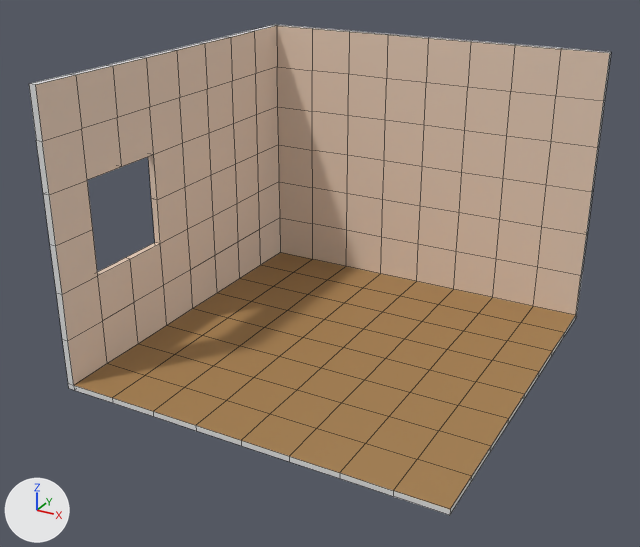
A saved change to the FBX model Roomify/Resources/Room_1.fbx.
One viewpoint serves both versions: a 50 mm camera at (15.4, -30.2, 18.4) aimed at (-0.6, -1.0, 3.8). Every picture has the same lights, and +X, +Y and +Z are marked at lower left. Mesh edges are drawn as thin lines. Where no turn or scale is listed for an object, it has been applied to the vertices.

Names of what the first picture shows: 'Room'.
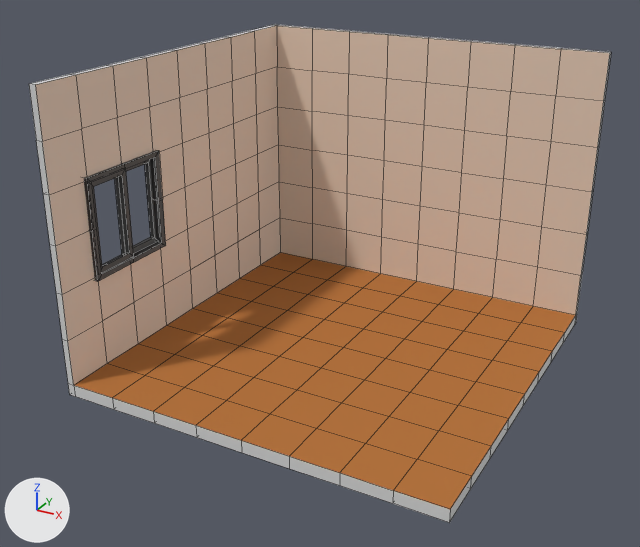
Where the newer file only moved an object's origin or applied its transform, the numbers keep the older frame.

The edits, one by one:
Material 'Room floor' (mat_room_floor) changes colour from brown #a58050 to orange #b56f30; in linear values from (0.377, 0.215, 0.0793) to (0.46, 0.16, 0.0296).
Material 'black' (mat_black) is new.
Its base color is (0.0286, 0.0286, 0.0286) (black #2f2f2f).
me_cube_004 is used by ob_room; location (0.0, 0.0, 6.0).
me_cube_004 had 414 vertices, 414 faces and spanned x -8.3..8.0, y -8.0..8.3, z -6.2..6.0.
me_cube_004 now has 478 vertices, 478 faces and spans x -8.5..8.0, y -8.0..8.3, z -6.5..6.0.
me_cube_004 part 1: a new loose piece of 32 vertices spanning x -8.5..-7.9, y -6.2..-1.8, z -2.1..2.1, in mat_black (black #2f2f2f).
me_cube_004 part 2: a new loose piece of 16 vertices spanning x -8.1..-7.9, y -6.0..-3.9, z -1.9..1.9, in mat_black (black #2f2f2f).
me_cube_004 part 3: a new loose piece of 16 vertices spanning x -8.4..-8.1, y -4.1..-1.9, z -1.9..1.9, in mat_black (black #2f2f2f).
Part 4, on me_cube_004:
100 vertices in x -8.3..8.0, y -8.0..8.3, z -6.2 move by (0.0, 0.0, -0.3).
me_cube_004 part 5: 4 faces spanning x -8.3..-8.0, y -6.0..-2.0, z -2.0..2.0 switch from mat_room_wall (beige #e7ceba) to mat_room_base (light grey #dcdcdc).
me_cube_004 now uses material mat_black (black #2f2f2f).

Where the change shows, as pixel boxes [x1, y1, x2, y2] in the pictures (640 x 547 px; the box of a moved part takes in the faces that stretch with it):
'Room', recoloured, reshaped
    before: [29, 24, 611, 515]
    after: [29, 24, 611, 523]
part 1 of me_cube_004, added
    after: [84, 150, 166, 281]
part 2 of me_cube_004, added
    after: [92, 169, 134, 273]
part 3 of me_cube_004, added (black)
    after: [115, 159, 157, 254]
part 4 of me_cube_004, moved or reshaped
    before: [68, 314, 577, 515]
    after: [68, 314, 577, 523]
part 5 of me_cube_004, recoloured (beige)
    before: [148, 155, 160, 243]
